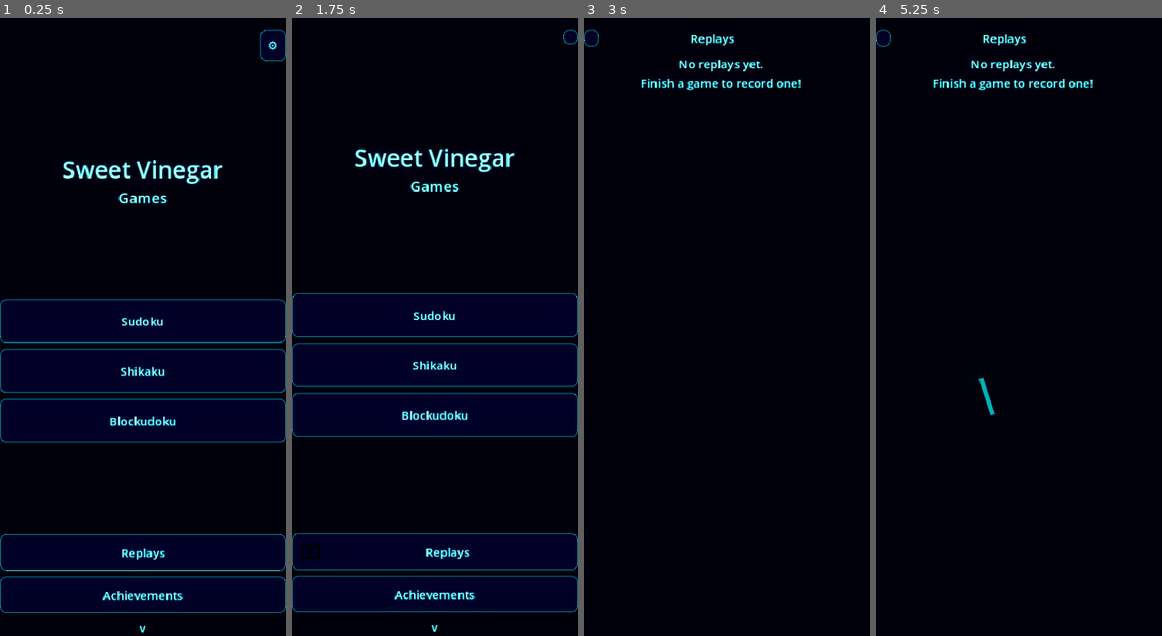
Above: before the commit, frames 1-4 (left to right).
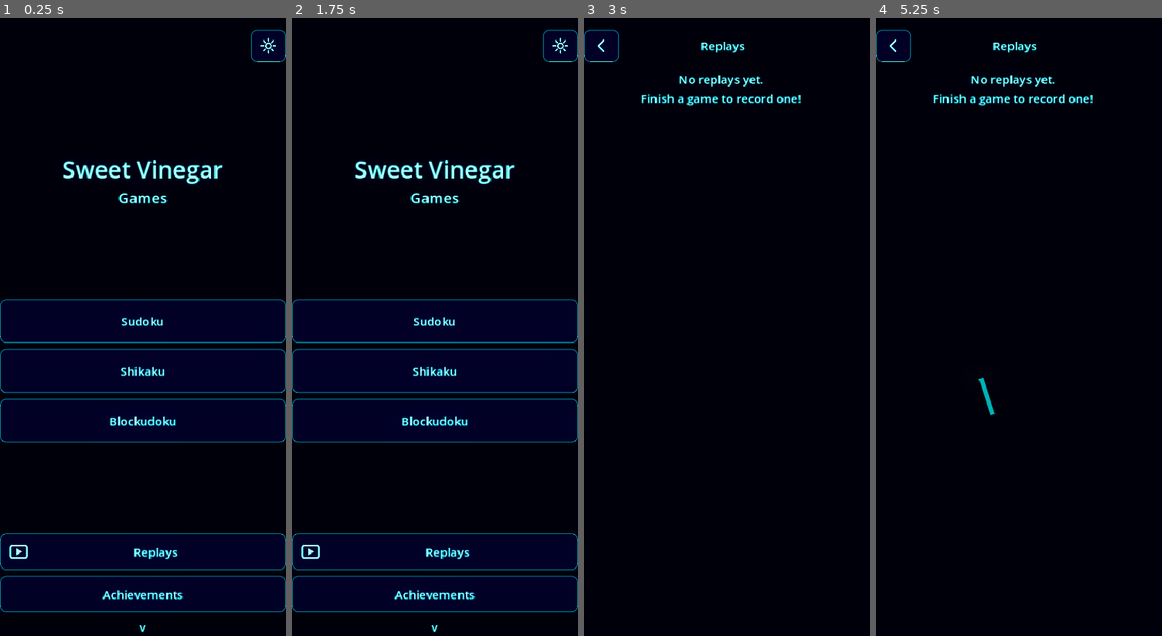
Above: after the commit, the same moments.

Repository: mchambers-mojang/sweet-vinegar-games
Game: Godot game, scene res://scenes/game_picker.tscn
Two runs of this game, one before a commit and one after it. Both use one fixed random seed, a clock stepped at 60 frames per second and the inputs below.
Inputs (mouse positions are in pixels of both pictures, inside the frame that each line leads up to; where the layout moved, square brackets give the same spot in the first picture):
- Up to frame 1 (0.25 s): no input
- Up to frame 2 (1.75 s): click "Replays" at 0.5 s; click (309, 48) [300, 36] at 1.25 s
- Up to frame 3 (3 s): click "Replays" at 2 s; tap Enter at 2.75 s; move the mouse to (789, 296) at 2.77 s; tap R at 2.85 s; click (789, 296) at 2.92 s
- Up to frame 4 (5.25 s): tap Space at 3.5 s; drag from (961, 357) to (1004, 450) at 3.52 s; move the mouse to (1047, 191) at 4.27 s; tap Q at 4.35 s; click (1047, 191) at 4.42 s; tap Enter at 5 s; drag from (1004, 450) to (933, 234) at 5.02 s

The runs differ from the first frame. In frame 1, 1.8% of the frame differs, in the area x 0-100%, y 1-100%; in frame 2, 9.6%, in the area x 0-100%, y 1-88%; in frame 3, 2.2%; in frame 4, 2.2%.

Commit message:
fix: Icon buttons on initial scene load + theme tinting
- Scan existing buttons on startup via call_deferred to catch buttons
  already in tree before IconManager connects node_added signal
- SVG icons are white, tinted to theme's button_text color
- Auto-updates on theme change

Co-authored-by: Copilot <223556219+Copilot@users.noreply.github.com>

Diff:
--- a/assets/icons/back.svg
+++ b/assets/icons/back.svg
@@ -1,3 +1,3 @@
-<svg xmlns="http://www.w3.org/2000/svg" width="32" height="32" viewBox="0 0 32 32">
-  <path d="M20 6 L10 16 L20 26" stroke="currentColor" stroke-width="3" fill="none" stroke-linecap="round" stroke-linejoin="round"/>
+<svg xmlns="http://www.w3.org/2000/svg" width="64" height="64" viewBox="0 0 32 32">
+  <path d="M20 6 L10 16 L20 26" stroke="white" stroke-width="3" fill="none" stroke-linecap="round" stroke-linejoin="round"/>
 </svg>
--- a/assets/icons/pause.svg
+++ b/assets/icons/pause.svg
@@ -1,4 +1,4 @@
-<svg xmlns="http://www.w3.org/2000/svg" width="32" height="32" viewBox="0 0 32 32">
-  <rect x="8" y="6" width="5" height="20" rx="1" fill="currentColor"/>
-  <rect x="19" y="6" width="5" height="20" rx="1" fill="currentColor"/>
+<svg xmlns="http://www.w3.org/2000/svg" width="64" height="64" viewBox="0 0 32 32">
+  <rect x="8" y="6" width="5" height="20" rx="1" fill="white"/>
+  <rect x="19" y="6" width="5" height="20" rx="1" fill="white"/>
 </svg>
--- a/assets/icons/play.svg
+++ b/assets/icons/play.svg
@@ -1,3 +1,3 @@
-<svg xmlns="http://www.w3.org/2000/svg" width="32" height="32" viewBox="0 0 32 32">
-  <polygon points="10,6 26,16 10,26" fill="currentColor"/>
+<svg xmlns="http://www.w3.org/2000/svg" width="64" height="64" viewBox="0 0 32 32">
+  <polygon points="10,6 26,16 10,26" fill="white"/>
 </svg>
--- a/assets/icons/redo.svg
+++ b/assets/icons/redo.svg
@@ -1,4 +1,4 @@
-<svg xmlns="http://www.w3.org/2000/svg" width="32" height="32" viewBox="0 0 32 32">
-  <path d="M22 8 L26 12 L22 16" stroke="currentColor" stroke-width="2.5" fill="none" stroke-linecap="round" stroke-linejoin="round"/>
-  <path d="M26 12 H12 A6 6 0 0 0 6 18 A6 6 0 0 0 12 24 H18" stroke="currentColor" stroke-width="2.5" fill="none" stroke-linecap="round"/>
+<svg xmlns="http://www.w3.org/2000/svg" width="64" height="64" viewBox="0 0 32 32">
+  <path d="M22 8 L26 12 L22 16" stroke="white" stroke-width="2.5" fill="none" stroke-linecap="round" stroke-linejoin="round"/>
+  <path d="M26 12 H12 A6 6 0 0 0 6 18 A6 6 0 0 0 12 24 H18" stroke="white" stroke-width="2.5" fill="none" stroke-linecap="round"/>
 </svg>
--- a/assets/icons/replays.svg
+++ b/assets/icons/replays.svg
@@ -1,4 +1,4 @@
-<svg xmlns="http://www.w3.org/2000/svg" width="32" height="32" viewBox="0 0 32 32">
-  <rect x="4" y="7" width="24" height="18" rx="3" stroke="currentColor" stroke-width="2.5" fill="none"/>
-  <polygon points="13,11 13,21 22,16" fill="currentColor"/>
+<svg xmlns="http://www.w3.org/2000/svg" width="64" height="64" viewBox="0 0 32 32">
+  <rect x="4" y="7" width="24" height="18" rx="3" stroke="white" stroke-width="2.5" fill="none"/>
+  <polygon points="13,11 13,21 22,16" fill="white"/>
 </svg>
--- a/assets/icons/settings.svg
+++ b/assets/icons/settings.svg
@@ -1,4 +1,4 @@
-<svg xmlns="http://www.w3.org/2000/svg" width="32" height="32" viewBox="0 0 32 32">
-  <circle cx="16" cy="16" r="5" stroke="currentColor" stroke-width="2.5" fill="none"/>
-  <path d="M16 3v4M16 25v4M3 16h4M25 16h4M7.1 7.1l2.8 2.8M22.1 22.1l2.8 2.8M7.1 24.9l2.8-2.8M22.1 9.9l2.8-2.8" stroke="currentColor" stroke-width="2.5" stroke-linecap="round"/>
+<svg xmlns="http://www.w3.org/2000/svg" width="64" height="64" viewBox="0 0 32 32">
+  <circle cx="16" cy="16" r="5" stroke="white" stroke-width="2.5" fill="none"/>
+  <path d="M16 3v4M16 25v4M3 16h4M25 16h4M7.1 7.1l2.8 2.8M22.1 22.1l2.8 2.8M7.1 24.9l2.8-2.8M22.1 9.9l2.8-2.8" stroke="white" stroke-width="2.5" stroke-linecap="round"/>
 </svg>
--- a/assets/icons/undo.svg
+++ b/assets/icons/undo.svg
@@ -1,4 +1,4 @@
-<svg xmlns="http://www.w3.org/2000/svg" width="32" height="32" viewBox="0 0 32 32">
-  <path d="M10 8 L6 12 L10 16" stroke="currentColor" stroke-width="2.5" fill="none" stroke-linecap="round" stroke-linejoin="round"/>
-  <path d="M6 12 H20 A6 6 0 0 1 26 18 A6 6 0 0 1 20 24 H14" stroke="currentColor" stroke-width="2.5" fill="none" stroke-linecap="round"/>
+<svg xmlns="http://www.w3.org/2000/svg" width="64" height="64" viewBox="0 0 32 32">
+  <path d="M10 8 L6 12 L10 16" stroke="white" stroke-width="2.5" fill="none" stroke-linecap="round" stroke-linejoin="round"/>
+  <path d="M6 12 H20 A6 6 0 0 1 26 18 A6 6 0 0 1 20 24 H14" stroke="white" stroke-width="2.5" fill="none" stroke-linecap="round"/>
 </svg>
--- a/scripts/autoload/icon_manager.gd
+++ b/scripts/autoload/icon_manager.gd
@@ -2,8 +2,10 @@
 
 ## Preloads SVG icons and provides them for button setup.
 ## Automatically applies icons to buttons with emoji text when scenes load.
+## Icons are white SVGs tinted to match the current theme.
 
 var _icons: Dictionary = {}
+var _icon_buttons: Array[Button] = []
 
 const ICON_PATHS := {
 	"back": "res://assets/icons/back.svg",
@@ -32,11 +34,40 @@
 		if tex:
 			_icons[key] = tex
 	get_tree().node_added.connect(_on_node_added)
+	get_tree().node_removed.connect(_on_node_removed)
+	ThemeManager.theme_changed.connect(_on_theme_changed)
+	# Apply icons to buttons already in the tree (initial scene)
+	call_deferred("_scan_existing_buttons")
 
 
 func _on_node_added(node: Node) -> void:
 	if node is Button:
 		_try_apply_icon(node as Button)
+
+
+func _scan_existing_buttons() -> void:
+	_scan_node(get_tree().root)
+
+
+func _scan_node(node: Node) -> void:
+	if node is Button:
+		_try_apply_icon(node as Button)
+	for child in node.get_children():
+		_scan_node(child)
+
+
+func _on_node_removed(node: Node) -> void:
+	if node is Button:
+		_icon_buttons.erase(node as Button)
+
+
+func _on_theme_changed(_dark: bool) -> void:
+	var color := ThemeManager.get_color("button_text")
+	for btn in _icon_buttons:
+		if is_instance_valid(btn):
+			btn.add_theme_color_override("icon_normal_color", color)
+			btn.add_theme_color_override("icon_hover_color", color)
+			btn.add_theme_color_override("icon_pressed_color", color)
 
 
 func _try_apply_icon(button: Button) -> void:
@@ -59,5 +90,18 @@
 		button.icon_alignment = HORIZONTAL_ALIGNMENT_CENTER
 		if not show_text:
 			button.text = ""
+			if button.custom_minimum_size.x < 48:
+				button.custom_minimum_size.x = 48
+			if button.custom_minimum_size.y < 44:
+				button.custom_minimum_size.y = 44
 		else:
 			button.icon_alignment = HORIZONTAL_ALIGNMENT_LEFT
+
+		# Tint icon to match theme
+		var color := ThemeManager.get_color("button_text")
+		button.add_theme_color_override("icon_normal_color", color)
+		button.add_theme_color_override("icon_hover_color", color)
+		button.add_theme_color_override("icon_pressed_color", color)
+
+		if button not in _icon_buttons:
+			_icon_buttons.append(button)
